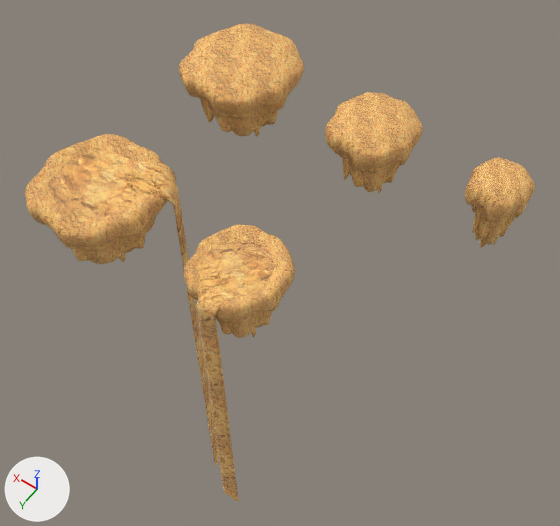
The FBX model Assets/Musha/FBX/Floating_Garden.fbx, before and after one commit.
One viewpoint serves both versions: a 50 mm camera at (-179.0, 222.0, 259.0) aimed at (-36.0, 21.0, -57.0). Every picture has the same lights, and +X, +Y and +Z are marked at lower left. The older version comes first.

The first picture shows 'Floating_Land_1', 'Floating_Land_2', 'Floating_Land_3', 'Floating_Land_A', 'Floating_Land_A.001', 'Floating_Land_B', 'Floating_Land_B.001'.
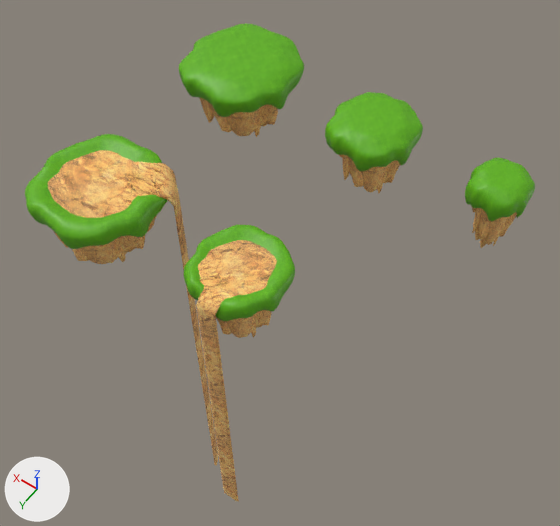
Location of each change, (x1, y1, x2, y2) in pixels of the pictures (560 x 526 px):
```json
{"part": 1, "of": "me_circle_031", "change": "recoloured", "before": [179, 24, 304, 117], "after": [179, 24, 304, 117], "on screen": "orange to green"}
{"part": 2, "of": "me_circle_014", "change": "recoloured", "before": [184, 225, 295, 321], "after": [184, 225, 295, 321], "on screen": "orange to green"}
{"part": 3, "of": "me_circle_033", "change": "recoloured", "before": [465, 158, 535, 221], "after": [465, 158, 535, 221], "on screen": "orange to green"}
{"part": 4, "of": "me_circle_003", "change": "recoloured", "before": [25, 134, 167, 249], "after": [25, 134, 167, 249], "on screen": "orange to green"}
{"part": 5, "of": "me_circle_032", "change": "recoloured", "before": [325, 92, 423, 171], "after": [325, 92, 423, 171], "on screen": "orange to green"}
```

The change, as JSON lines over the scene's bpy script:
```json
{"op": "add", "block": "img_grass_png", "code": ["img_grass_png = load_image('Grass.png', '../Material/Tex/Grass.png', 2048, 2048, 'sRGB')"]}
{"op": "add", "block": "mat_material", "code": ["mat_material = principled_material('Material')", "mat_material.texture = img_grass_png"]}
{"block": "me_circle_003", "where": "me_circle_003.from_pydata(...)  # 6981 vertices, 6919 faces; spans x -25.1..26.7, y -26.0..26.0, z -3.8..42.7"}
{"block": "me_circle_003", "where": "# used by ob_floating_land_a; location = (0.0, 92.4, 0.0)"}
{"block": "me_circle_003", "change": "me_circle_003 part 4: 2668 of the faces centred in x -25.0..26.7, y -26.0..26.0, z 26.3..42.7 switch from mat_material_003 (picture img_rook_png) to mat_material (picture img_grass_png)"}
{"block": "me_circle_032", "where": "me_circle_032.from_pydata(...)  # 6981 vertices, 6919 faces; spans x -18.4..19.1, y -19.1..18.8, z -3.5..44.0"}
{"block": "me_circle_032", "where": "# used by ob_floating_land_2; location = (-69.0, 0.0, 0.0)"}
{"block": "me_circle_032", "change": "me_circle_032 part 5: 2668 of the faces centred in x -18.4..19.1, y -18.9..18.8, z 25.9..44.0 switch from mat_material_003 (picture img_rook_png) to mat_material (picture img_grass_png)"}
{"block": "me_circle_014", "where": "me_circle_014.from_pydata(...)  # 6981 vertices, 6919 faces; spans x -19.3..17.8, y -16.3..21.2, z -3.6..42.0"}
{"block": "me_circle_014", "where": "# used by ob_floating_land_b; location = (-67.8, 89.8, 0.0)"}
{"block": "me_circle_014", "change": "me_circle_014 part 2: 2668 of the faces centred in x -19.2..17.7, y -16.2..21.1, z 27.2..42.0 switch from mat_material_003 (picture img_rook_png) to mat_material (picture img_grass_png)"}
{"block": "me_circle_033", "where": "me_circle_033.from_pydata(...)  # 6981 vertices, 6919 faces; spans x -12.4..12.3, y -12.5..12.5, z -2.7..43.5"}
{"block": "me_circle_033", "where": "# used by ob_floating_land_3; location = (-126.4, 0.0, 0.0)"}
{"block": "me_circle_033", "change": "me_circle_033 part 3: 2668 of the faces centred in x -12.4..12.2, y -12.4..12.4, z 26.6..43.5 switch from mat_material_003 (picture img_rook_png) to mat_material (picture img_grass_png)"}
{"block": "me_circle_031", "where": "me_circle_031.from_pydata(...)  # 6981 vertices, 6919 faces; spans x -25.4..27.0, y -26.2..26.3, z -3.8..44.5"}
{"block": "me_circle_031", "where": "# used by ob_floating_land_1; location = (0.0, 0.0, 0.0)"}
{"block": "me_circle_031", "change": "me_circle_031 part 1: 2668 of the faces centred in x -25.3..26.9, y -26.1..26.2, z 25.7..44.4 switch from mat_material_003 (picture img_rook_png) to mat_material (picture img_grass_png)"}
```
